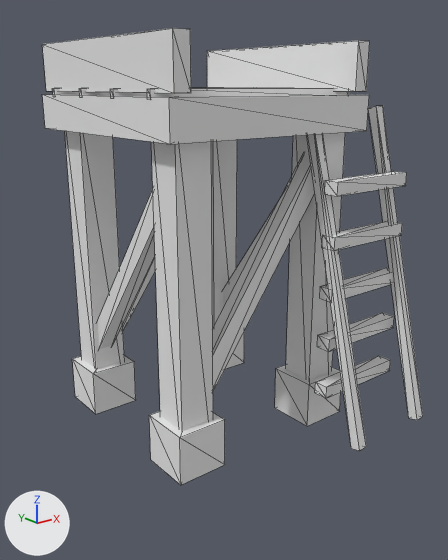
Two versions of the FBX model factory/unity-src/hyeopgok-sasu/Resources/HyeopgokSasu/Models/tower_base_l1.fbx, one commit apart.
Before and after are seen from a camera (50 mm lens) standing at (-1.71, -2.3, 1.56) and looking at (0.0, -0.15, 0.7). Every picture has the same lights, and +X, +Y and +Z are marked at lower left. The older version comes first. Mesh edges are drawn as thin lines. Where no turn or scale is listed for an object, it has been applied to the vertices. Vertices at exactly the same position are counted once.

The first picture shows 'tower_base_l1'.
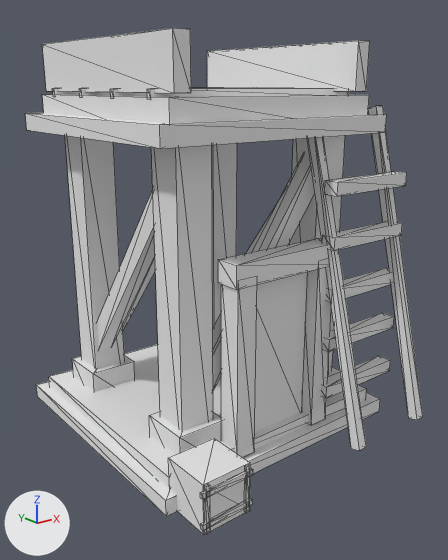
The change, as a list of edits to the scene's bpy script:
```text
Change me_tower_base_l1_mesh:
    used by ob_tower_base_l1; location = (0.0, 0.0, 0.0)
    remove me_tower_base_l1_mesh.from_pydata(...)  # 208 vertices, 312 faces; spans x -0.51..0.69, y -0.82..0.52, z 0.0..1.74
    add me_tower_base_l1_mesh.from_pydata(...)  # 304 vertices, 456 faces; spans x -0.64..0.69, y -0.82..0.61, z 0.0..1.74
    me_tower_base_l1_mesh part 1: a new loose piece, a box spanning x -0.64..0.64, y -0.61..0.61, z 0.0..0.07, in mat_tower_base_l1_vertexpalette (white #e7e7e7)
    me_tower_base_l1_mesh part 2: a new loose piece, a box spanning x -0.59..0.59, y -0.56..0.56, z 0.057..0.123, in mat_tower_base_l1_vertexpalette (white #e7e7e7)
    me_tower_base_l1_mesh part 3: a new loose piece, a box spanning x -0.17..0.17, y -0.525..-0.485, z 0.105..0.805, in mat_tower_base_l1_vertexpalette (white #e7e7e7)
    me_tower_base_l1_mesh part 4: a new loose piece, a box spanning x -0.267..-0.172, y -0.582..-0.477, z 0.08..0.86, in mat_tower_base_l1_vertexpalette (white #e7e7e7)
    me_tower_base_l1_mesh part 5: a new loose piece, a box spanning x 0.172..0.267, y -0.582..-0.477, z 0.08..0.86, in mat_tower_base_l1_vertexpalette (white #e7e7e7)
    me_tower_base_l1_mesh part 6: a new loose piece, a box spanning x -0.28..0.28, y -0.588..-0.476, z 0.828..0.923, in mat_tower_base_l1_vertexpalette (white #e7e7e7)
    me_tower_base_l1_mesh part 7: a new loose piece, a box spanning x -0.585..0.585, y -0.56..0.56, z 1.367..1.442, in mat_tower_base_l1_vertexpalette (white #e7e7e7)
    me_tower_base_l1_mesh part 8: a new loose piece, a box spanning x -0.59..-0.37, y -0.78..-0.56, z 0.0..0.21, in mat_tower_base_l1_vertexpalette (white #e7e7e7)
    me_tower_base_l1_mesh part 9: a new loose piece, a box spanning x -0.599..-0.361, y -0.789..-0.775, z 0.028..0.051, in mat_tower_base_l1_vertexpalette (white #e7e7e7)
    me_tower_base_l1_mesh part 10: a new loose piece, a box spanning x -0.599..-0.361, y -0.789..-0.775, z 0.16..0.183, in mat_tower_base_l1_vertexpalette (white #e7e7e7)
    me_tower_base_l1_mesh part 11: a new loose piece, a box spanning x -0.583..-0.566, y -0.789..-0.777, z 0.004..0.207, in mat_tower_base_l1_vertexpalette (white #e7e7e7)
    me_tower_base_l1_mesh part 12: a new loose piece, a box spanning x -0.394..-0.377, y -0.789..-0.777, z 0.004..0.207, in mat_tower_base_l1_vertexpalette (white #e7e7e7)
```

Boxes [x1, y1, x2, y2] around the edits, measured in the pictures (448 x 560 px):
'tower_base_l1', reshaped (11% taller)
    before: [42, 28, 423, 485]
    after: [25, 28, 423, 535]
part 1 of me_tower_base_l1_mesh, added
    after: [36, 381, 380, 516]
part 2 of me_tower_base_l1_mesh, added
    after: [49, 344, 366, 488]
part 3 of me_tower_base_l1_mesh, added
    after: [255, 272, 308, 433]
part 4 of me_tower_base_l1_mesh, added
    after: [221, 284, 257, 457]
part 5 of me_tower_base_l1_mesh, added
    after: [302, 267, 331, 425]
part 6 of me_tower_base_l1_mesh, added
    after: [218, 238, 329, 290]
part 7 of me_tower_base_l1_mesh, added
    after: [25, 113, 386, 149]
part 8 of me_tower_base_l1_mesh, added
    after: [169, 438, 250, 535]
part 9 of me_tower_base_l1_mesh, added
    after: [201, 498, 253, 531]
part 10 of me_tower_base_l1_mesh, added
    after: [200, 468, 253, 500]
part 11 of me_tower_base_l1_mesh, added
    after: [205, 484, 210, 534]
part 12 of me_tower_base_l1_mesh, added
    after: [245, 465, 250, 513]
